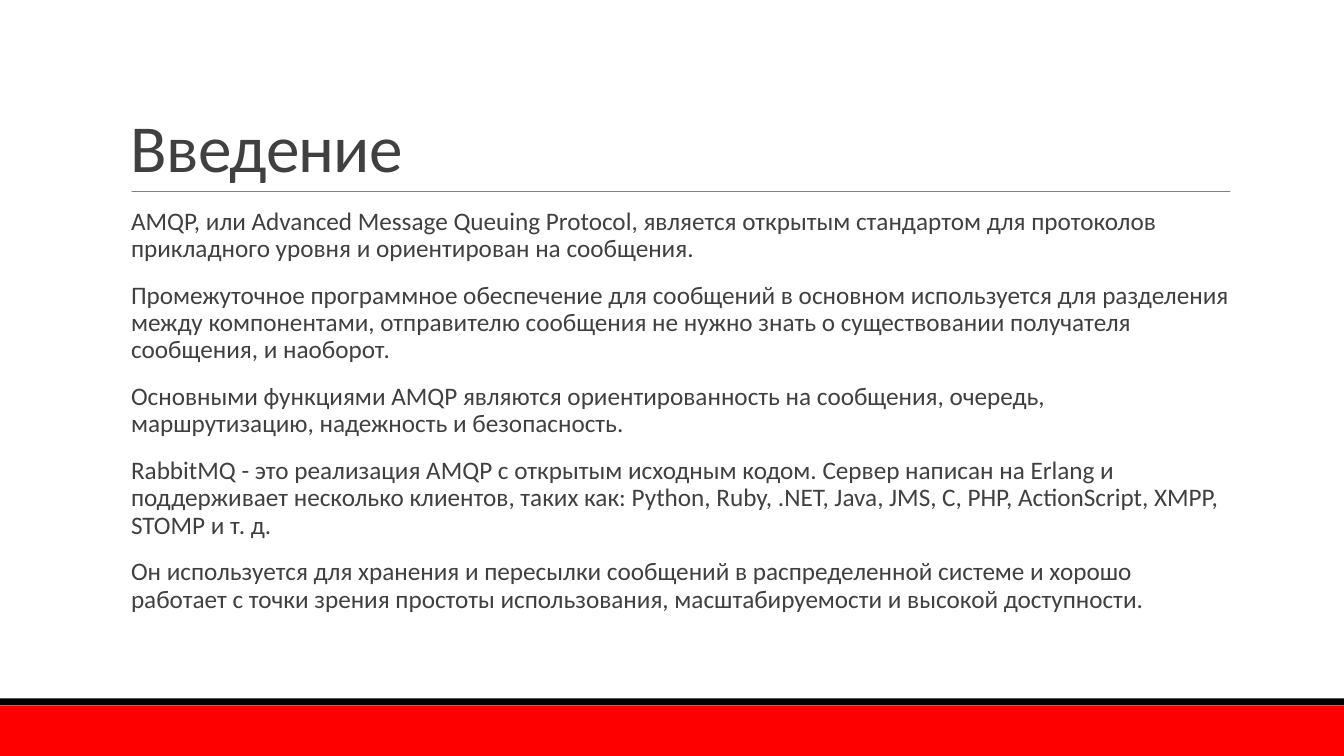
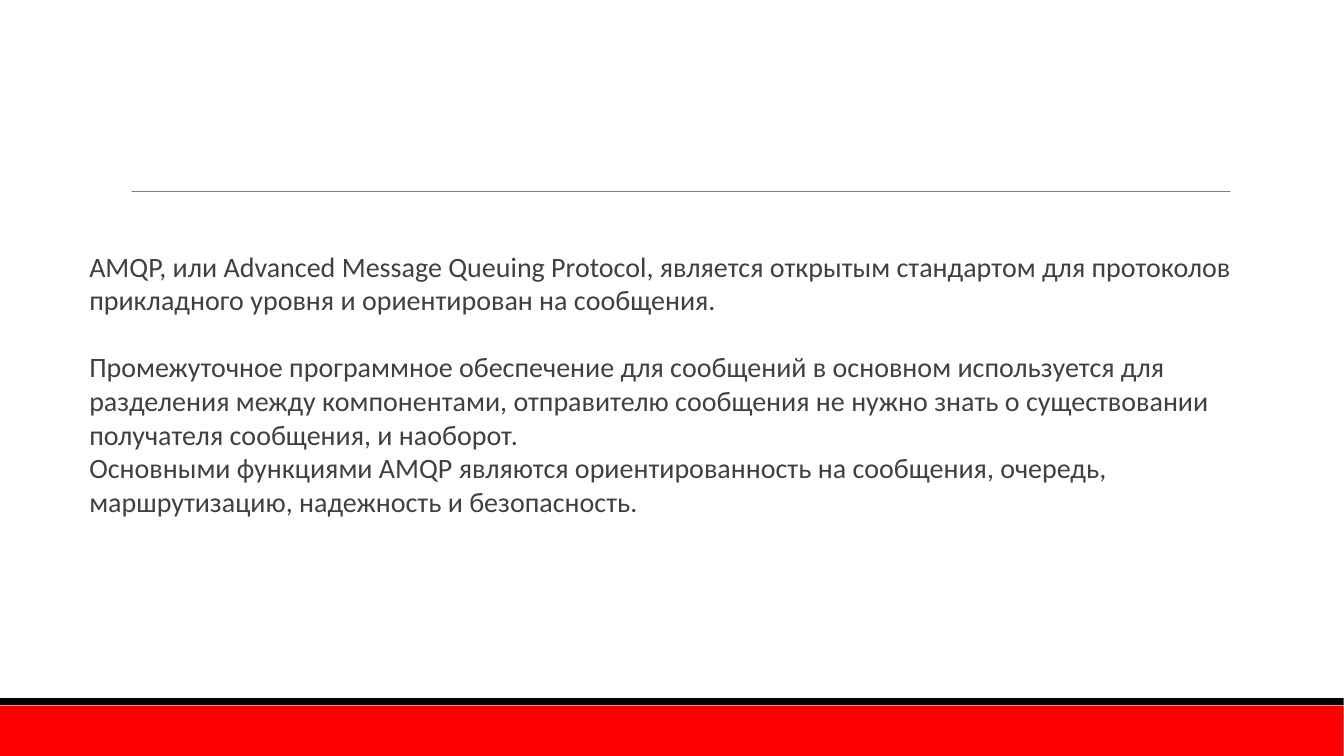
Before and after one commit to TurCons/DisconfRabbitMq, a slide deck: slide 3 of presentation/RabbitMQ.pptx (slide 2 before the commit). Drawn at 1344x756 pixels with LibreOffice and Linux fonts; fonts in the diff are those of the drawing; background and template pictures are left out. Boxes give left, top, right and bottom in pixels: in the first picture for what was removed or moved away, otherwise in the second. Text is boxed around its words. In the diff, an @@ line names an element or a change of style, - is before the commit and + after.

```diff
--- a/presentation/RabbitMQ.pptx
+++ b/presentation/RabbitMQ.pptx
@@ title removed at bbox=[131, 129, 403, 183] @@
-Введение
@@ text "AMQP, или Advanced Message Queuing ...": place and size @@
-text "AMQP, или Advanced Message Queuing ..." at bbox=[131, 212, 1228, 612]
+text "AMQP, или Advanced Message Queuing ..." at bbox=[89, 257, 1231, 517]
@@ text "AMQP, или Advanced Message Queuing ..." at bbox=[89, 257, 1231, 517]: size 18 to 20 pt; bullet   to none; line spacing 0.9 to 1; less space between paragraphs @@
@@ text at bbox=[131, 461, 1218, 612]: paragraphs removed @@
-  RabbitMQ - это реализация AMQP с открытым исходным кодом. Сервер написан на Erlang и поддерживает несколько клиентов, таких как: Python, Ruby, .NET, Java, JMS, C, PHP, ActionScript, XMPP, STOMP и т. д.
-  Он используется для хранения и пересылки сообщений в распределенной системе и хорошо работает с точки зрения простоты использования, масштабируемости и высокой доступности.
```
Also in this commit, not shown: 4 other slides changed, 2 slides added, 1 other file.
